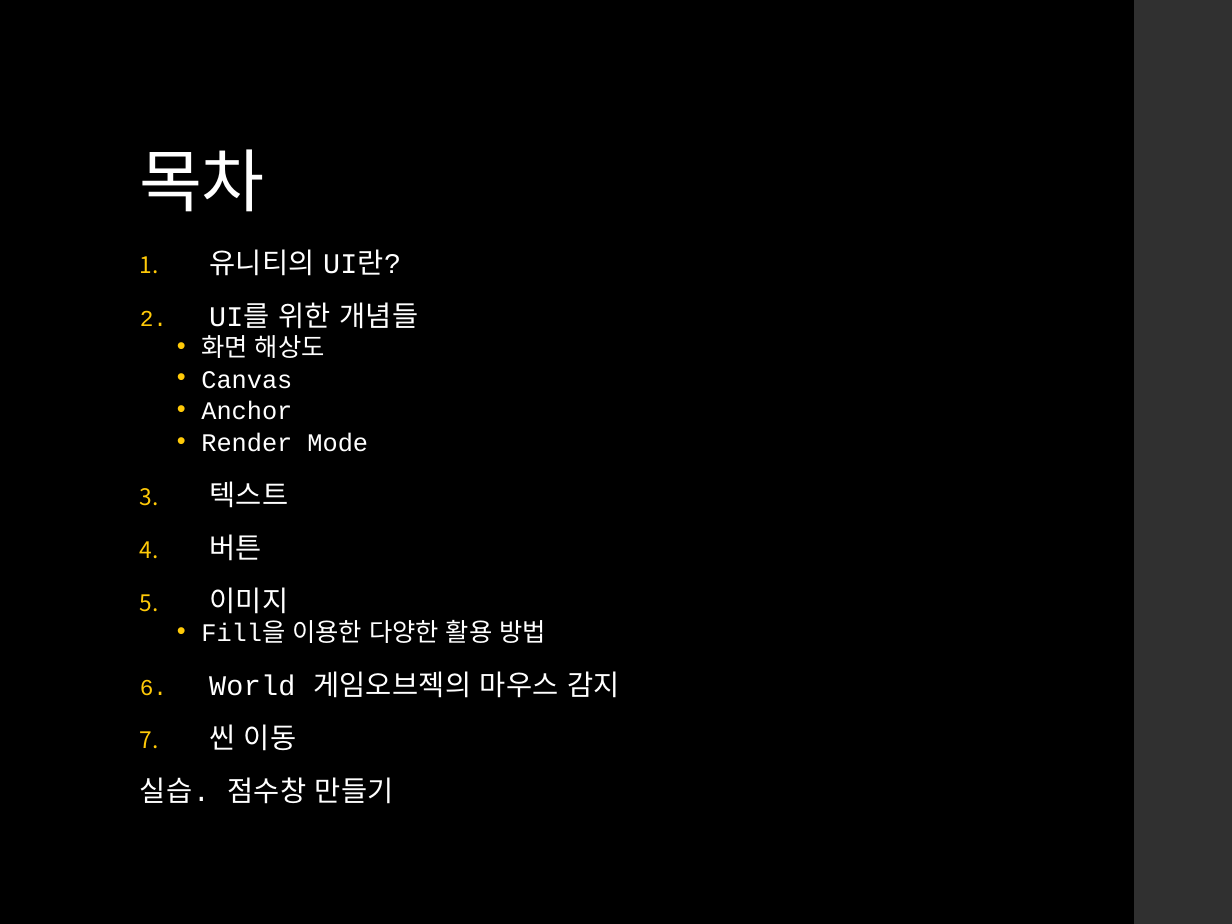
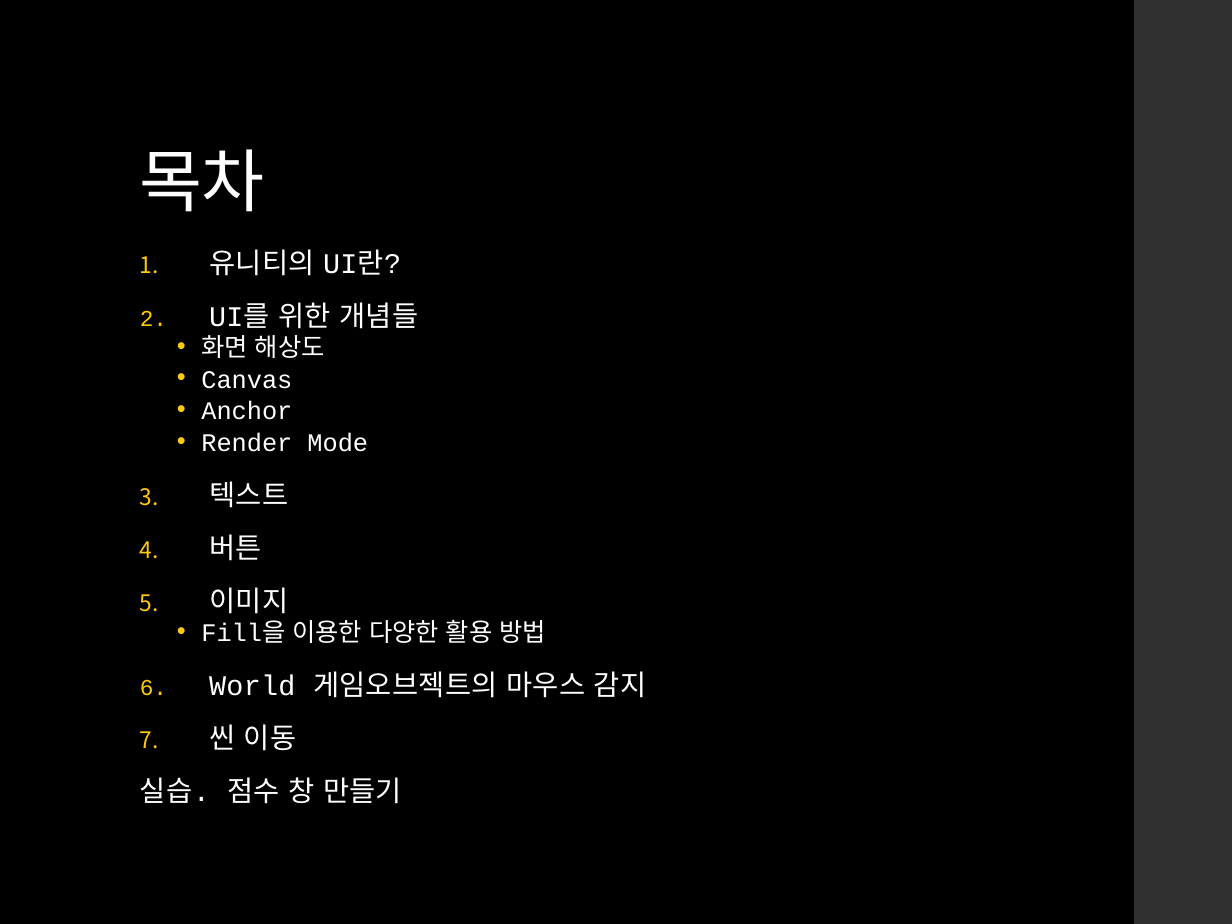
Before and after one commit to IamGroooooot/cien-unity-2020, a slide deck: slide 2 of 6. 유니티의 UI.pptx. Drawn at 1232x924 pixels with LibreOffice and Linux fonts; fonts in the diff are those of the drawing. Boxes give left, top, right and bottom in pixels: in the first picture for what was removed or moved away, otherwise in the second. Text is boxed around its words. In the diff, an @@ line names an element or a change of style, - is before the commit and + after.

Commit message:
Fix Typo in week 6/7 PPT

```diff
--- a/6. 유니티의 UI.pptx
+++ b/6. 유니티의 UI.pptx
@@ text at (x1=209, y1=671, x2=647, y2=698): text changed @@
-6. World 게임오브젝의 마우스 감지
+6. World 게임오브젝트의 마우스 감지
@@ text at (x1=140, y1=777, x2=402, y2=804): spaces changed @@
-실습. 점수창 만들기
+실습. 점수 창 만들기
```
Also in this commit, not shown: 2 other slides changed, 3 other files.
